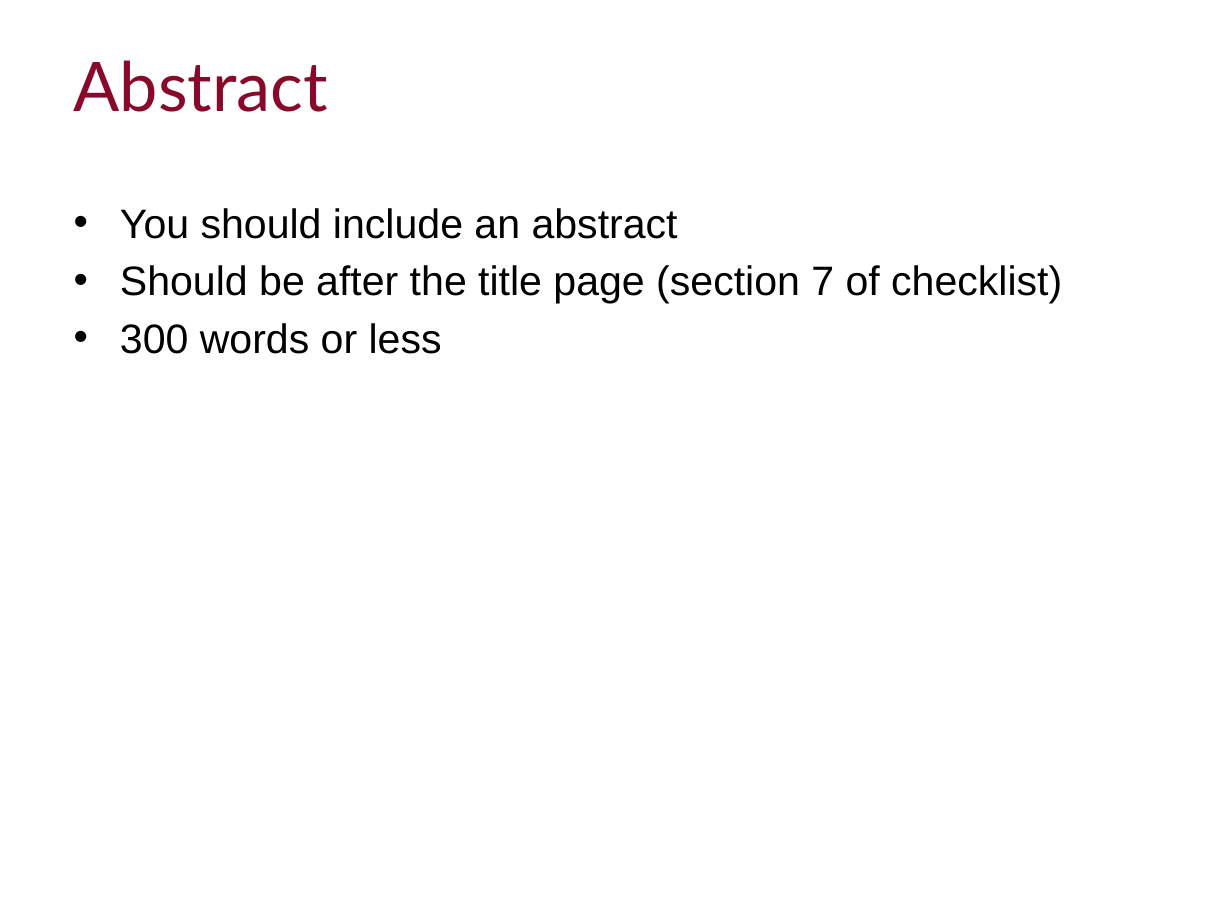
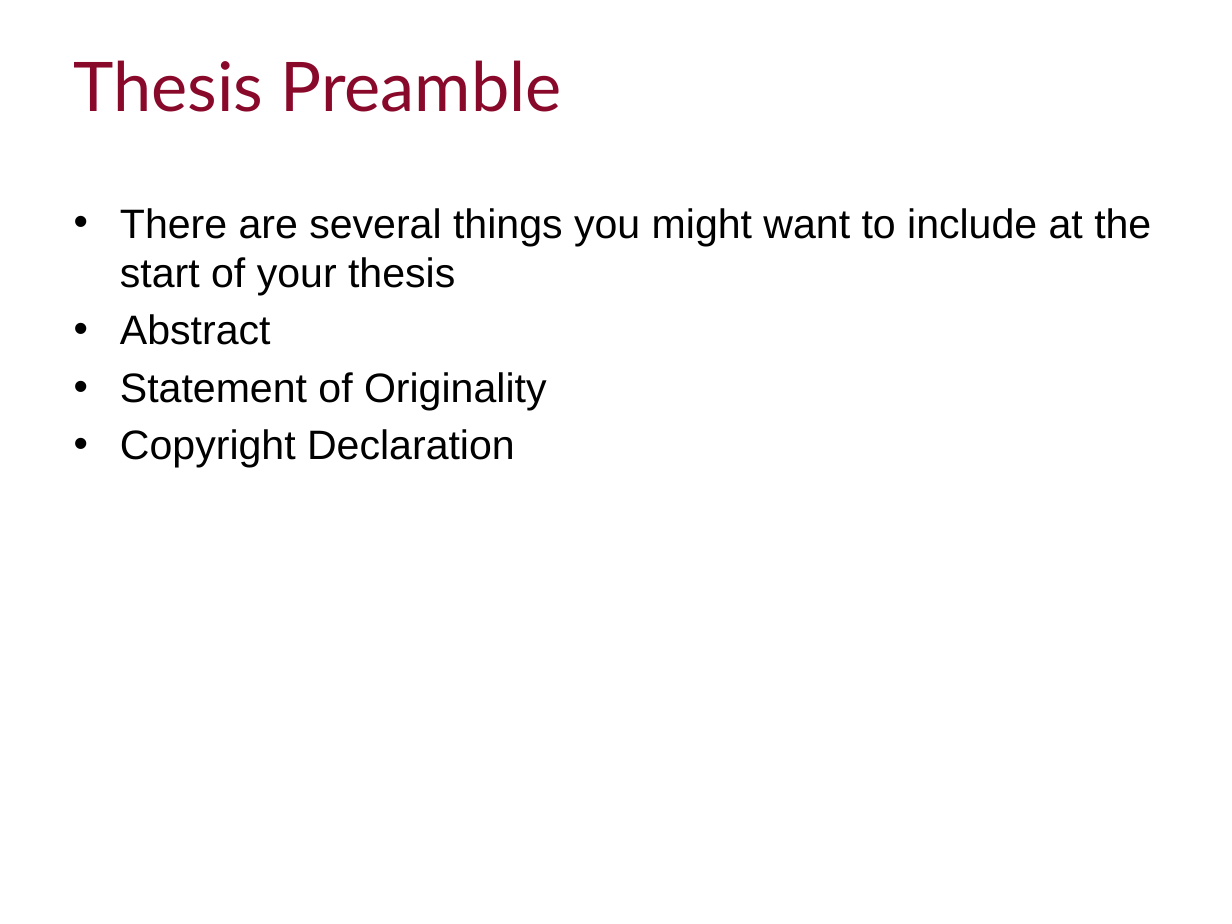
Before and after one commit to ImperialCollegeLondon/RCDS-writing-theses-in-latex, a slide deck: slide 14 of Writing Theses in Latex Slides.pptx. Drawn at 1232x924 pixels with LibreOffice and Linux fonts; fonts in the diff are those of the drawing; background and template pictures are left out. Boxes give left, top, right and bottom in pixels: in the first picture for what was removed or moved away, otherwise in the second. Text is boxed around its words. In the diff, an @@ line names an element or a change of style, - is before the commit and + after.

```diff
--- a/Writing Theses in Latex Slides.pptx
+++ b/Writing Theses in Latex Slides.pptx
@@ title at box(74, 60, 562, 112): text changed @@
-Abstract
+Thesis Preamble
@@ text at box(120, 208, 1151, 468): text changed @@
-• You should include an abstract
-• Should be after the title page (section 7 of checklist)
-• 300 words or less
+• There are several things you might want to include at the start of your thesis
+• Abstract
+• Statement of Originality
+• Copyright Declaration
```
Also in this commit, not shown: 9 other slides changed, 1 slide added, 4 slides removed, 3 other files.
